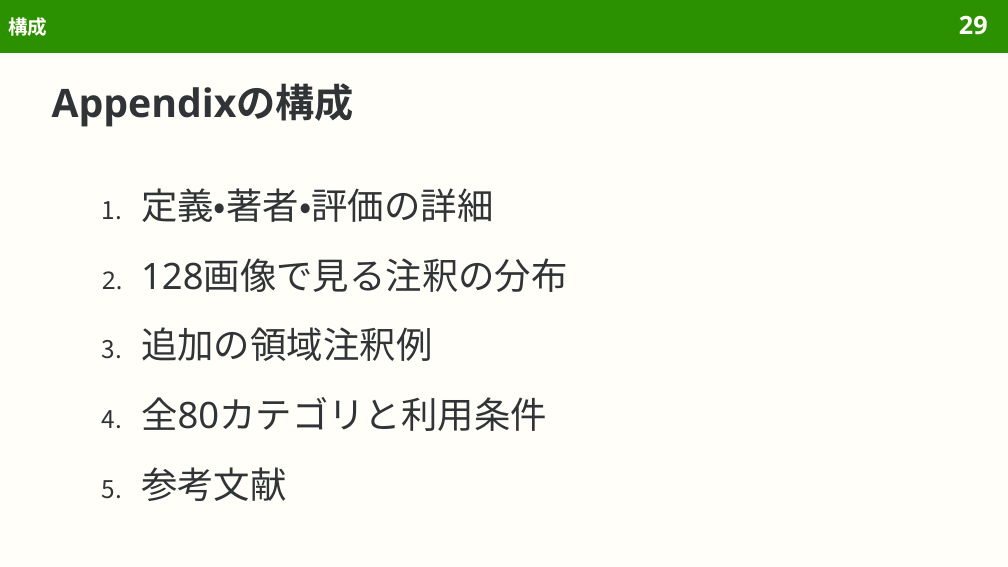
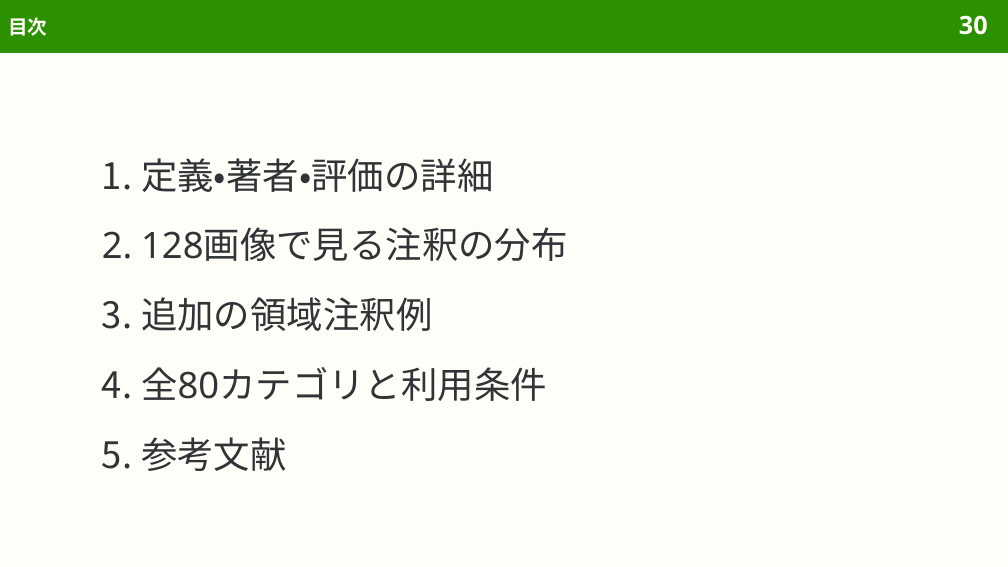
Before and after one commit to sasakiy84/datasets-in-10-minutes, a slide deck: slide 30 of slides/datasets-in-10-minutes-coco.pptx (slide 29 before the commit). Drawn at 1008x567 pixels with LibreOffice and Linux fonts; fonts in the diff are those of the drawing. Boxes give left, top, right and bottom in pixels: in the first picture for what was removed or moved away, otherwise in the second. Text is boxed around its words. In the diff, an @@ line names an element or a change of style, - is before the commit and + after.

Commit message:
Align COCO slide styling and refine appendix navigation

```diff
--- a/slides/datasets-in-10-minutes-coco.pptx
+++ b/slides/datasets-in-10-minutes-coco.pptx
@@ title at (x1=8, y1=17, x2=47, y2=36): text changed @@
-構成
+目次
@@ page number at (x1=959, y1=15, x2=988, y2=35): text changed @@
-29
+30
@@ title removed at (x1=52, y1=83, x2=354, y2=127) @@
-Appendixの構成
@@ text "定義・著者・評価の詳細" moved from (x1=141, y1=188, x2=568, y2=501) to (x1=141, y1=158, x2=568, y2=471) @@
```
Also in this commit, not shown: 50 other slides changed, 1 slide added, 3 slides removed, 3 other files.
